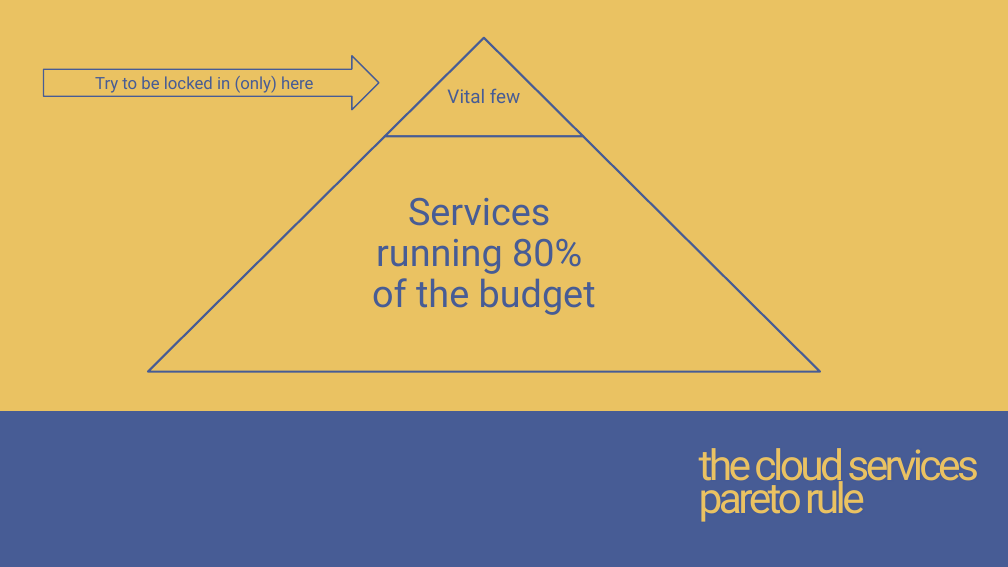
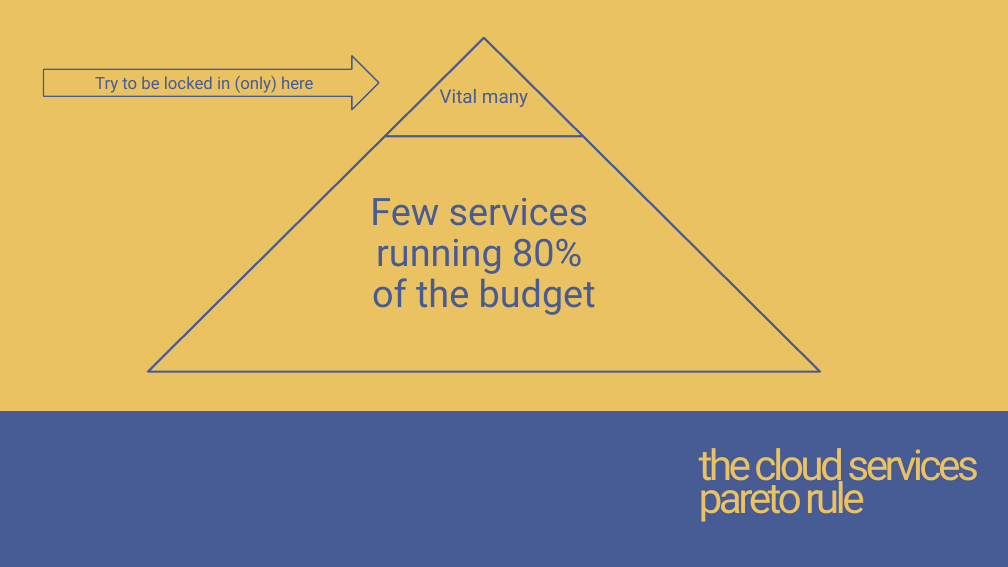
Before and after one commit to childotg/Events.2023, a slide deck: slide 33 of 230523 - DevOps Pro Europe 2023 @Vilnius/Let's go Hybrid! Is it better.. No. Is it cheaper.. Yes!.pptx. Drawn at 1008x567 pixels with LibreOffice and Linux fonts; fonts in the diff are those of the drawing. Boxes give left, top, right and bottom in pixels: in the first picture for what was removed or moved away, otherwise in the second. Text is boxed around its words. In the diff, an @@ line names an element or a change of style, - is before the commit and + after.

```diff
--- a/230523 - DevOps Pro Europe 2023 @Vilnius/Let's go Hybrid! Is it better.. No. Is it cheaper.. Yes!.pptx
+++ b/230523 - DevOps Pro Europe 2023 @Vilnius/Let's go Hybrid! Is it better.. No. Is it cheaper.. Yes!.pptx
@@ text at (x1=440, y1=89, x2=528, y2=107): text changed @@
-Vital few
+Vital many
@@ text at (x1=370, y1=198, x2=596, y2=315): text changed @@
-Services
-running 80%
-of the budget
+Few services
+running 80%
+of the budget
```
Also in this commit, not shown: 4 other files.
